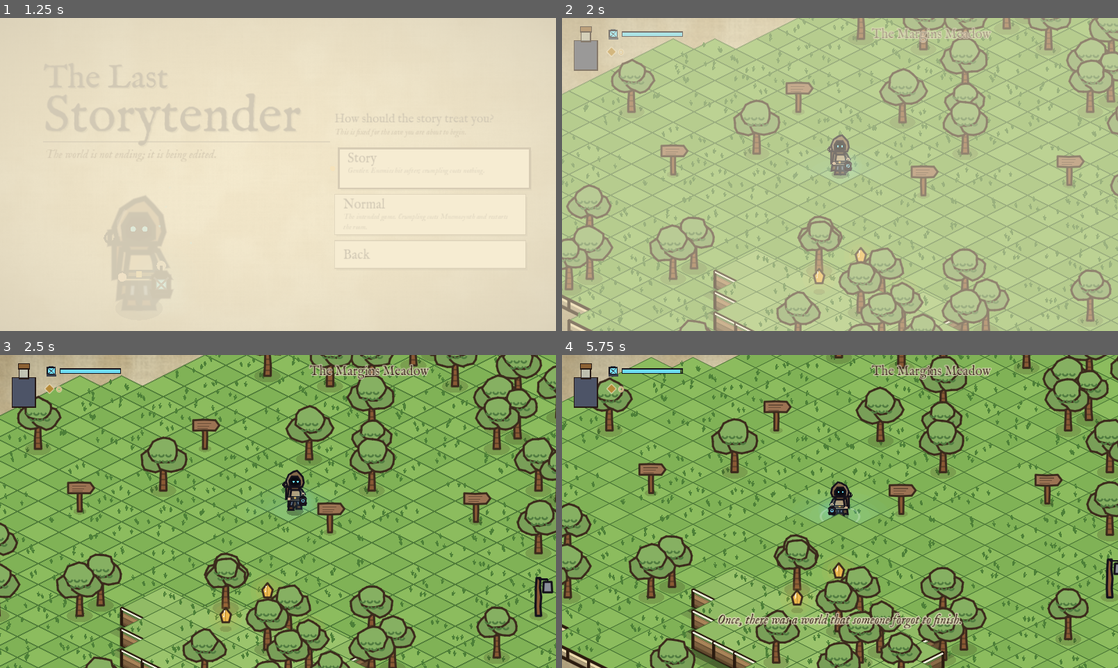
Above: before the commit, frames 1-4 (two rows, left to right).
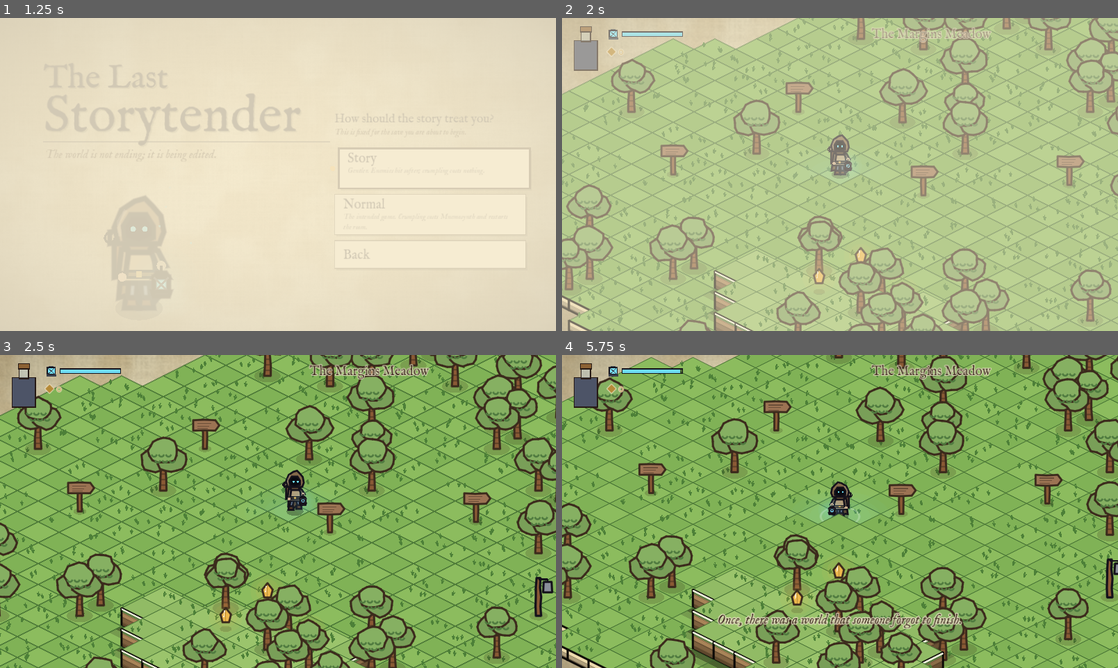
Above: after the commit, the same moments.

Repository: calebwilsonit-tech/The_Last_Storytender
Game: Godot game, scene res://scenes/title.tscn
Same seed, same stepped clock (60 frames per second), same inputs: the game is played once before the commit and once after it.
Inputs (mouse positions are in pixels of both pictures, inside the frame that each line leads up to):
- Up to frame 1 (1.25 s): tap Enter (ui_accept) at 0.5 s; drag from (428, 215) to (333, 105) at 0.52 s
- Up to frame 2 (2 s): drag from (728, 190) to (812, 237) at 1.27 s
- Up to frame 3 (2.5 s): move the mouse to (333, 442) at 2.02 s; hold D (move_right) from 2.03 s (still down); hold R (echo) from 2.03 s (still down)
- Up to frame 4 (5.75 s): release D (move_right) at 2.75 s; release R (echo) at 2.75 s; drag from (812, 574) to (673, 464) at 2.77 s; move the mouse to (1006, 558) at 3.52 s; hold A (move_left) 3.53-4.25 s; hold Q (lantern) 3.53-4.25 s; tap Enter (ui_accept) at 3.77, 4.07 s; drag from (673, 464) to (756, 433) at 4.27 s; move the mouse to (867, 511) at 5.02 s; hold S (move_down) from 5.03 s (still down); hold Ctrl (sneak) from 5.03 s (still down); click (867, 511) at 5.17 s

Frame 1 is identical in both runs. In frame 2, 0.1% of the frame differs, in the area x 0-70%, y 80-100%; in frame 3, 0.2%; in frame 4, 0.5%, in the area x 0-69%, y 74-100%.

Commit message:
Cliff walls: thin black outline instead of thick brown, so overlaps with houses read clearly
Co-Authored-By: Claude Sonnet 5.5 <noreply@anthropic.com>
Claude-Session: https://claude.ai/code/session_016gJ6h7fwHSB3wbPLZqVGQo

Diff:
--- a/scripts/iso_slice.gd
+++ b/scripts/iso_slice.gd
@@ -288,19 +288,14 @@
 	if kind == "." and not void_edge:
 		var lip := PackedVector2Array([a, b, b + Vector2(0, 6), a + Vector2(0, 6)])
 		draw_colored_polygon(lip, Color(Palette.GRASS_DARK, 0.85))
-	# A dark outline on every visible edge of the wall (corners, foot and top), so cliffs stand out
-	# from the ground at every graphics setting.
-	var ink := Color("2a1b0f")
-	var ow := 3.4
+	# A thin black outline around each wall face, so a cliff that overlaps a house or a prop
+	# is easy to tell apart from it.
+	var ink := Color("0c0906")
+	var ow := 1.9
 	draw_line(a, a + Vector2(0, depth), ink, ow, true)
 	draw_line(b, b + Vector2(0, depth), ink, ow, true)
 	draw_line(a + Vector2(0, depth), b + Vector2(0, depth), ink, ow, true)
 	draw_line(a, b, ink, ow, true)
-	# round the corners so the strokes join cleanly
-	draw_circle(a, ow * 0.5, ink)
-	draw_circle(b, ow * 0.5, ink)
-	draw_circle(a + Vector2(0, depth), ow * 0.5, ink)
-	draw_circle(b + Vector2(0, depth), ow * 0.5, ink)
 	if not void_edge:
 		# a pale lip along the top so the edge of the higher ground reads clearly
 		draw_line(a + Vector2(0, 1.6), b + Vector2(0, 1.6), Color(1, 1, 0.92, 0.9), 2.6)
@@ -349,7 +344,7 @@
 	for poly in [left, right, top]:
 		var loop: PackedVector2Array = poly.duplicate()
 		loop.append(poly[0])
-		draw_polyline(loop, Color("2a1b0f", 0.85), 2.4, true)
+		draw_polyline(loop, Color("0c0906", 0.9), 1.7, true)
 
 # --- Plot holes -----------------------------------------------------------------
 func _draw_pit(cell: Vector2i, z: float) -> void:
